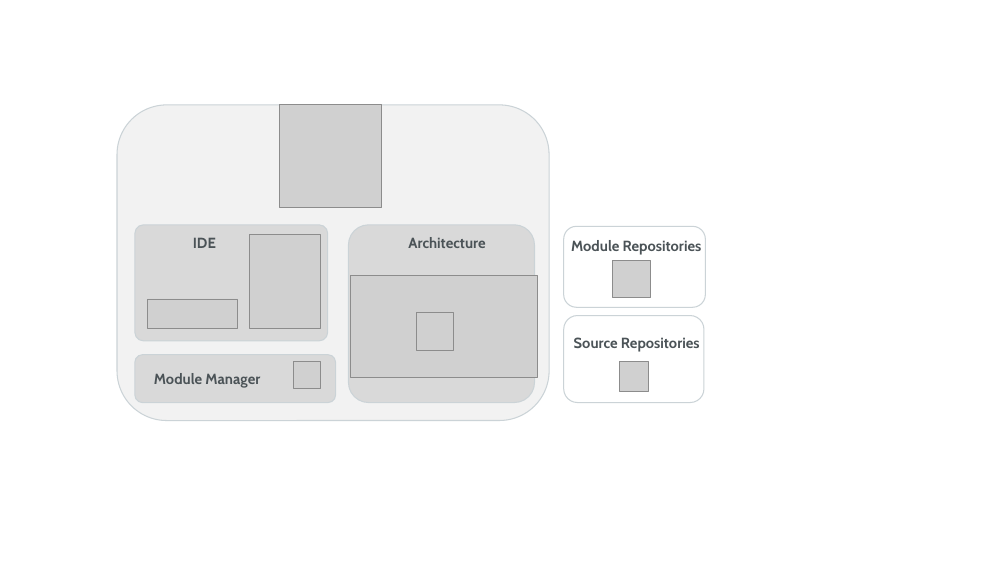
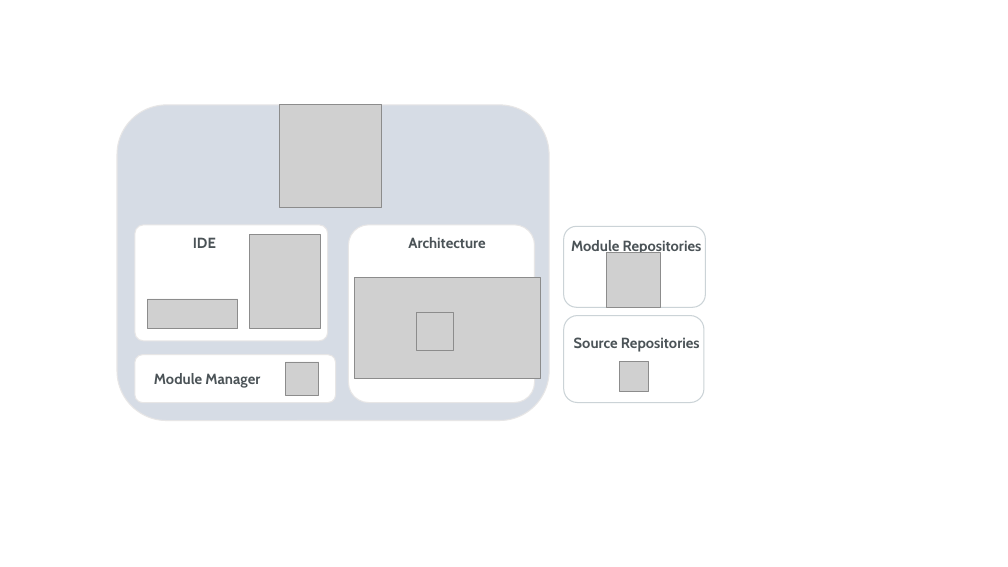
Before and after one commit to MicroEJ/docs, a slide deck: slide 5 of overview/images/sdk_overview.pptx (slide 1 before the commit). Drawn at 1008x567 pixels with LibreOffice and Linux fonts; fonts in the diff are those of the drawing; grey boxes stand for pictures. Boxes give left, top, right and bottom in pixels: in the first picture for what was removed or moved away, otherwise in the second. Text is boxed around its words. In the diff, an @@ line names an element or a change of style, - is before the commit and + after.

```diff
--- a/overview/images/sdk_overview.pptx
+++ b/overview/images/sdk_overview.pptx
@@ rounded rectangle at [117, 105, 550, 421]: fill #F2F2F2 to #D6DCE5; outline #CBD3D7 1 pt to #E7E6E6 1 pt @@
@@ picture added at [607, 252, 661, 307] @@
@@ picture removed at [613, 260, 651, 298] @@
@@ text in rounded rectangle at [627, 258, 643, 261]: text removed @@
-vz
@@ fill #D9D9D9 to #FFFFFF; outline #CBD3D7 1 pt to #E7E6E6 1 pt in 3 elements at [349, 225, 535, 402], [135, 225, 327, 341], [135, 355, 336, 402] @@
@@ picture: place and size @@
-picture at [293, 361, 321, 389]
+picture at [286, 362, 319, 395]
```
Also in this commit, not shown: 4 slides added, 2 other files.
